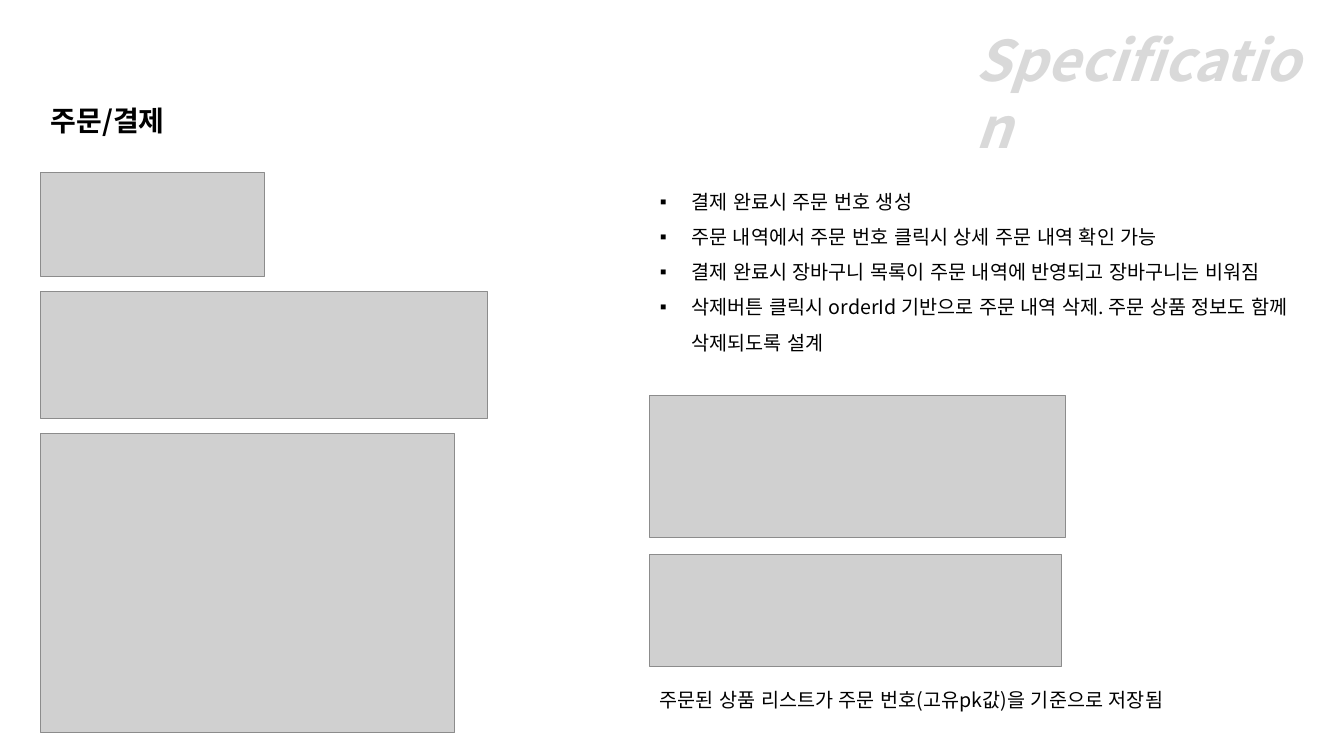
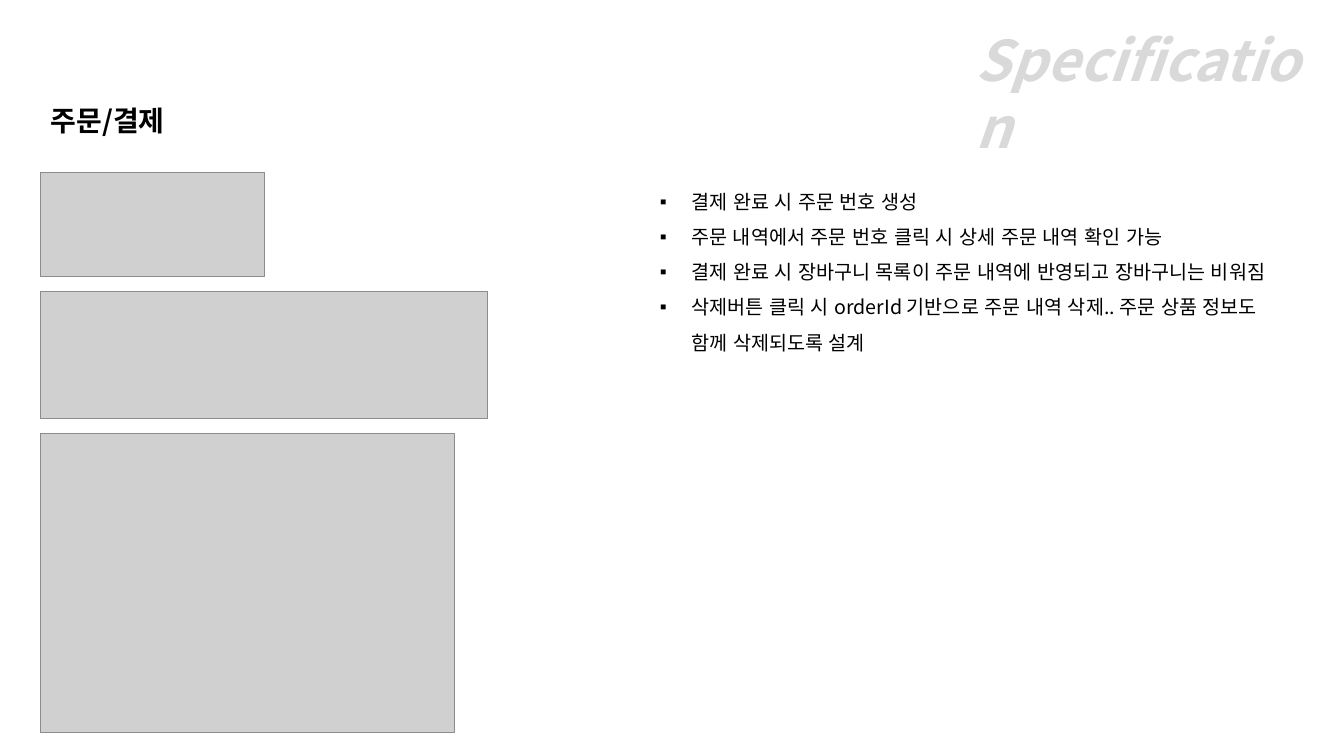
Before and after one commit to jhb0430/nunubooks, a slide deck: slide 15 of nunubooks 포트폴리오.pptx (slide 14 before the commit). Drawn at 1344x756 pixels with LibreOffice and Linux fonts; fonts in the diff are those of the drawing; grey boxes stand for pictures. Boxes give left, top, right and bottom in pixels: in the first picture for what was removed or moved away, otherwise in the second. Text is boxed around its words. In the diff, an @@ line names an element or a change of style, - is before the commit and + after.

```diff
--- a/nunubooks 포트폴리오.pptx
+++ b/nunubooks 포트폴리오.pptx
@@ text at bbox=[691, 192, 1265, 352]: text changed @@
-▪ 결제 완료시 주문 번호 생성
-▪ 주문 내역에서 주문 번호 클릭시 상세 주문 내역 확인 가능
-▪ 결제 완료시 장바구니 목록이 주문 내역에 반영되고 장바구니는 비워짐
-▪ 삭제버튼 클릭시 orderId 기반으로 주문 내역 삭제. 주문 상품 정보도 함께 삭제되도록 설계
+▪ 결제 완료 시 주문 번호 생성
+▪ 주문 내역에서 주문 번호 클릭 시 상세 주문 내역 확인 가능
+▪ 결제 완료 시 장바구니 목록이 주문 내역에 반영되고 장바구니는 비워짐
+▪ 삭제버튼 클릭 시 orderId 기반으로 주문 내역 삭제.. 주문 상품 정보도
+  함께 삭제되도록 설계
@@ picture removed at bbox=[650, 395, 1066, 537] @@
@@ picture removed at bbox=[650, 555, 1062, 665] @@
@@ text removed at bbox=[660, 690, 1163, 712] @@
-주문된 상품 리스트가 주문 번호(고유pk값)을 기준으로 저장됨
```
Also in this commit, not shown: 12 other slides changed, 3 slides added, 1 other file.
